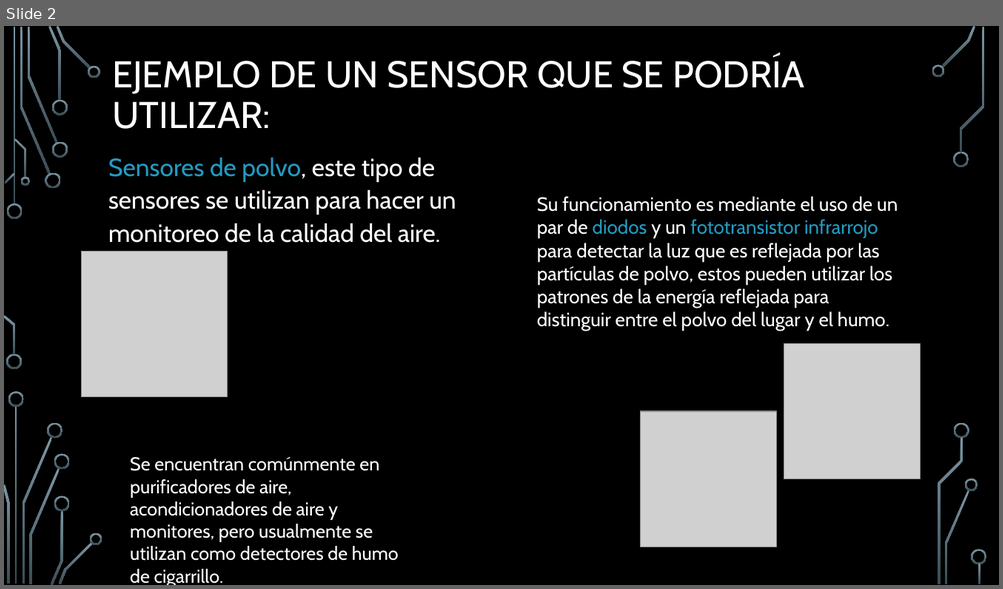
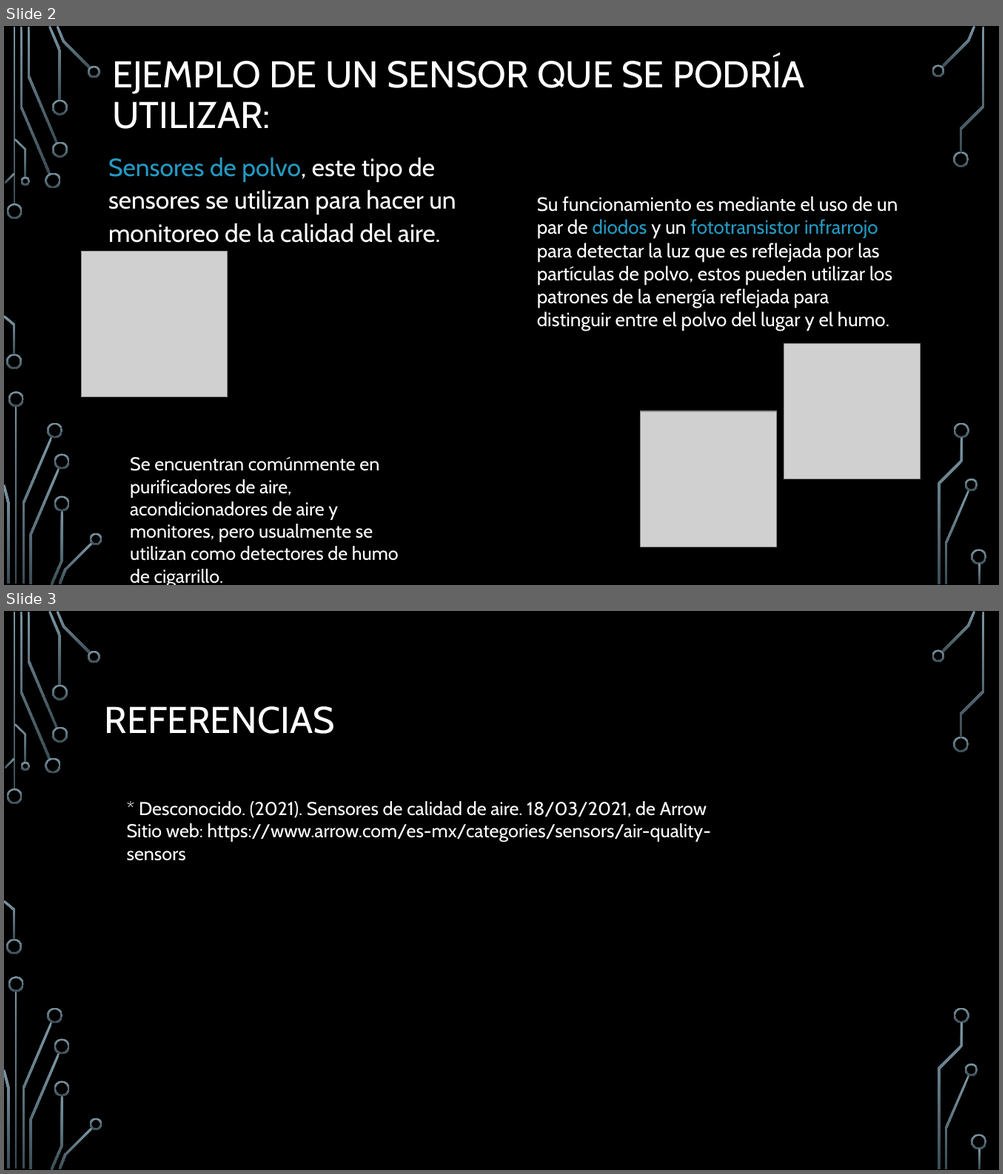
Before and after one commit to matheo-pw/Proyecto-CS, a slide deck: Proyecto Final CS.pptx. Shown one above the other, each under a label of ours: slide 2 before the commit, slides 2 and 3 after it. The pictures are 1003x589 and 1003x1174 pixels, drawn with LibreOffice and Linux fonts; fonts in the diff are those of the drawing; grey boxes stand for pictures; background and template pictures are left out. Boxes give left, top, right and bottom in pixels: in the first picture for what was removed or moved away, otherwise in the second. Text is boxed around its words. In the diff, an @@ line names an element or a change of style, - is before the commit and + after.

Commit message:
Ya estan mis referencias en la presentacion

```diff
--- a/Proyecto Final CS.pptx
+++ b/Proyecto Final CS.pptx
@@ slide 3 added at <box>4,611,999,1170</box>, background picture (left out); not listed: 36 template elements that a slide beside it also shows @@
@@ title added at <box>105,706,335,734</box>, 36 pt, text #FFFFFF @@
+REFERENCIAS
@@ text added at <box>127,801,711,861</box>, 18 pt, text #FFFFFF @@
+* Desconocido. (2021). Sensores de calidad de aire. 18/03/2021, de Arrow Sitio web: https://www.arrow.com/es-mx/categories/sensors/air-quality-sensors
```
